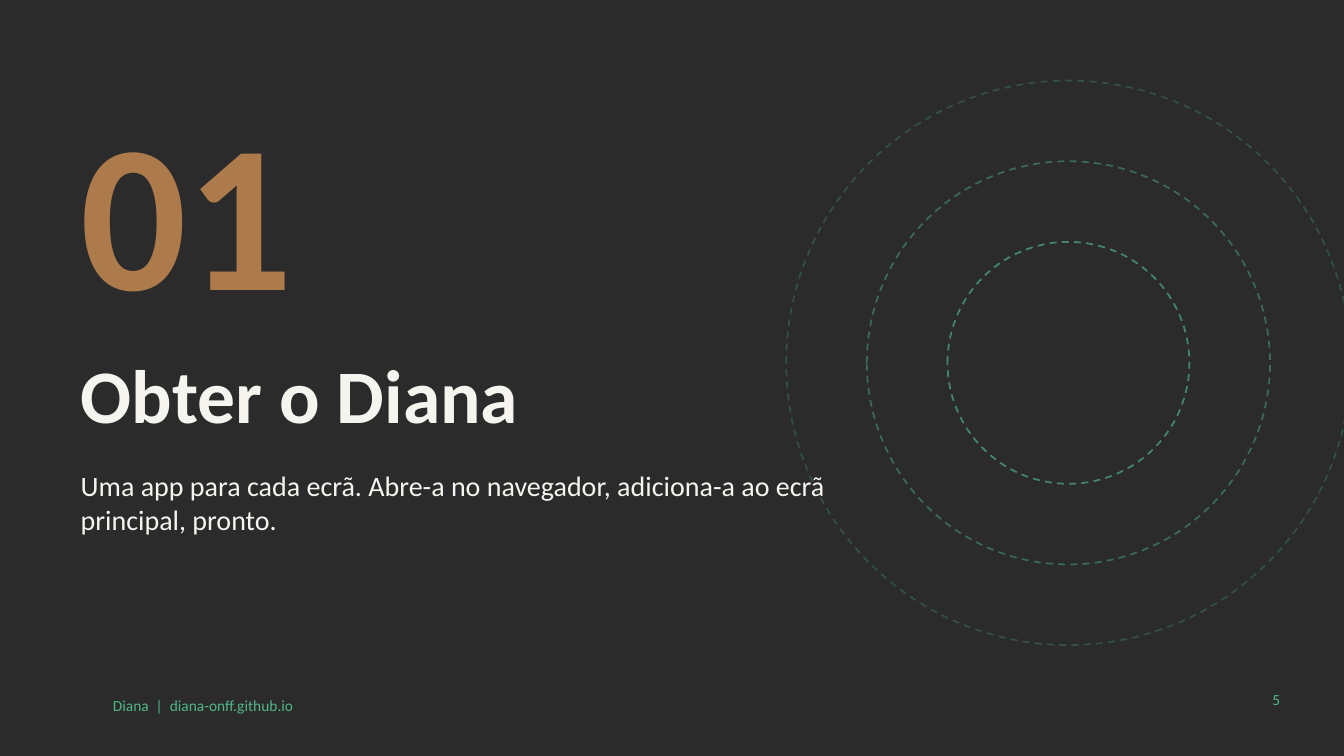
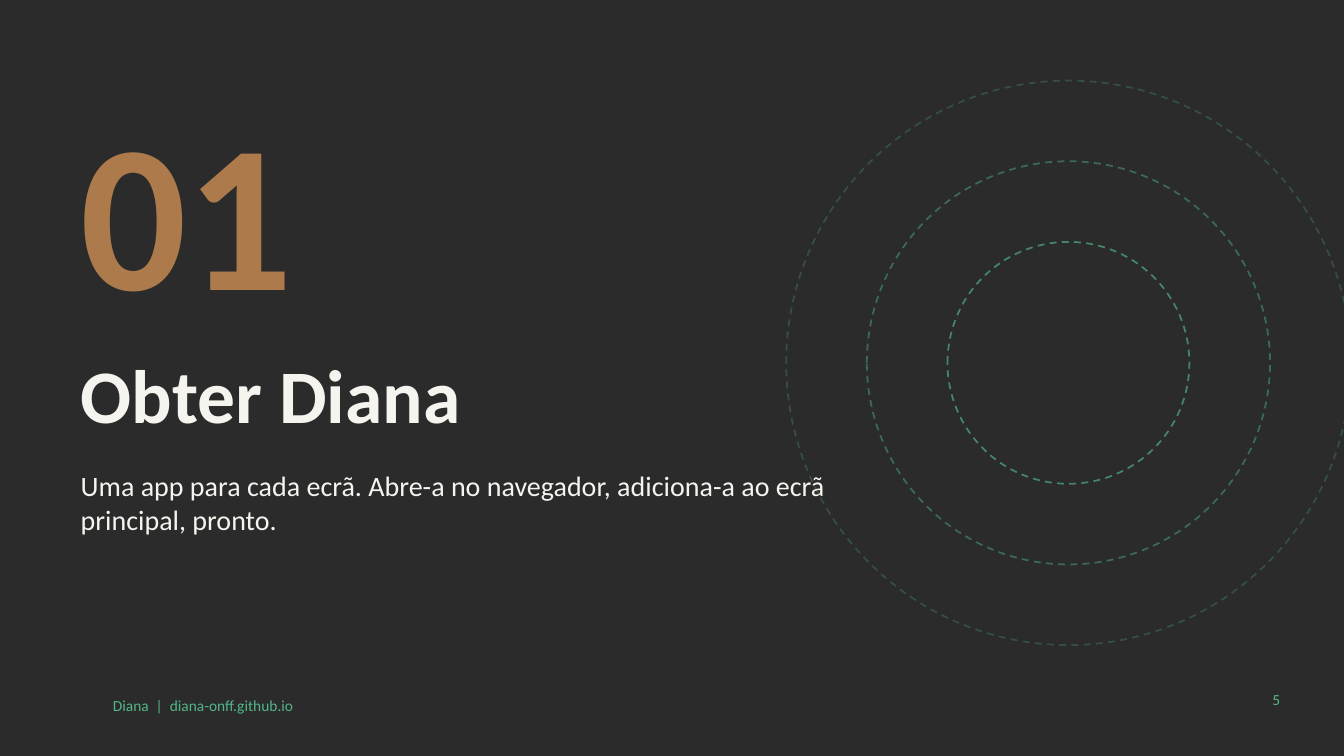
Before and after one commit to diana-onff/diana-onff.github.io, a slide deck: slide 5 of docs/Diana_FaunaFlora_Presentation_PT.pptx. Drawn at 1344x756 pixels with LibreOffice and Linux fonts; fonts in the diff are those of the drawing; background and template pictures are left out; a plain dark background stands for a picture behind light text. Boxes give left, top, right and bottom in pixels: in the first picture for what was removed or moved away, otherwise in the second. Text is boxed around its words. In the diff, an @@ line names an element or a change of style, - is before the commit and + after.

```diff
--- a/docs/Diana_FaunaFlora_Presentation_PT.pptx
+++ b/docs/Diana_FaunaFlora_Presentation_PT.pptx
@@ title at (81,370,460,424): text changed @@
-Obter o Diana
+Obter Diana
```
Also in this commit, not shown: 12 other slides changed.
